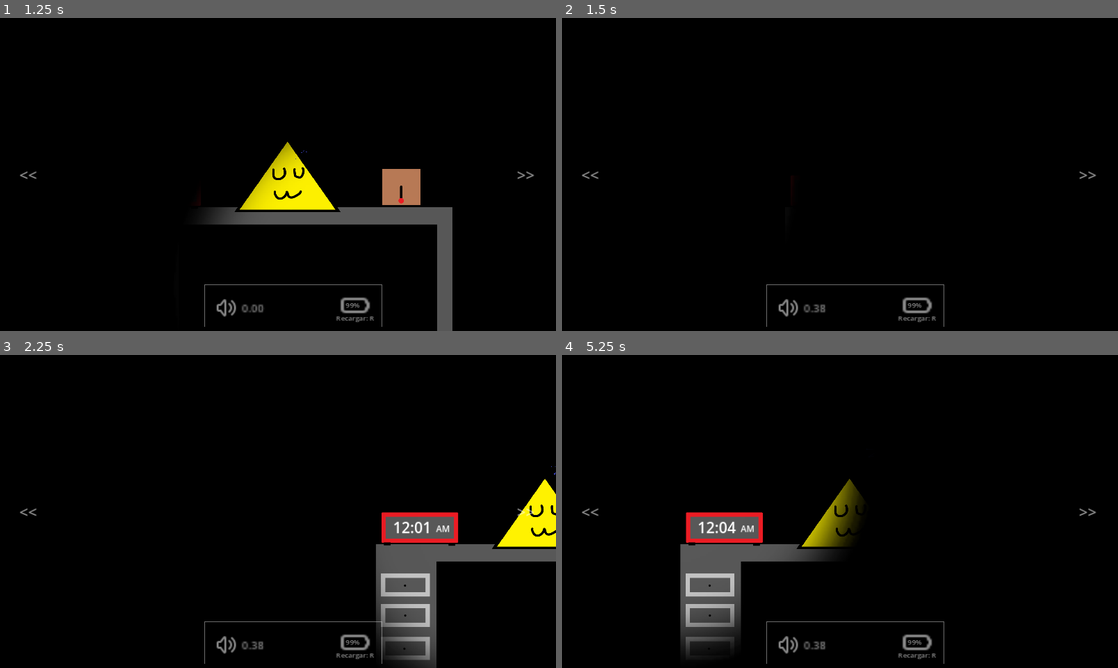
Above: before the commit, frames 1-4 (two rows, left to right).
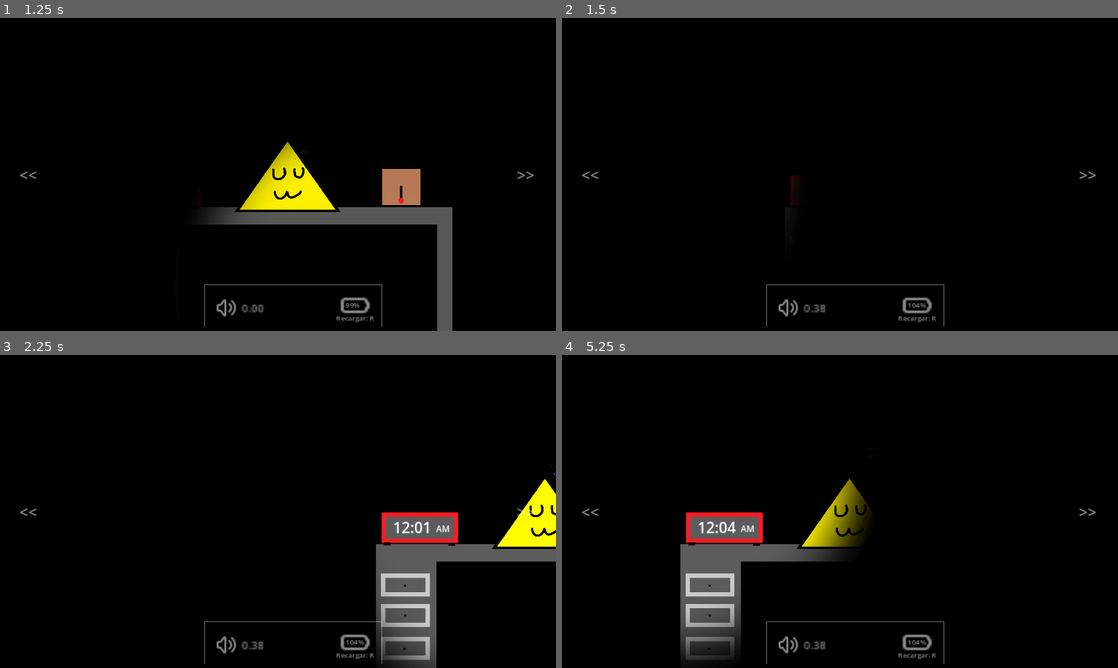
Above: after the commit, the same moments.

Repository: Mageh533/TriangulinProject
Game: Godot game, scene res://Scenes/MainMenu.tscn
Same seed, same stepped clock (60 frames per second), same inputs: the game is played once before the commit and once after it. Sound files missing from this copy of the repository are replaced by a short silence.
Inputs (mouse positions are in pixels of both pictures, inside the frame that each line leads up to):
- Up to frame 1 (1.25 s): click "Joguina24" at 0.5 s
- Up to frame 2 (1.5 s): tap Enter at 1.25 s; move the mouse to (589, 174) at 1.27 s; tap R (recharge) at 1.35 s
- Up to frame 3 (2.25 s): move the mouse to (528, 511) at 2.02 s; tap R (recharge) at 2.1 s
- Up to frame 4 (5.25 s): move the mouse to (895, 442) at 2.77 s; tap R (recharge) every 0.75 s from 2.85 to 5.1 s; move the mouse to (812, 574) at 3.52 s; move the mouse to (1006, 558) at 4.27 s; move the mouse to (673, 464) at 5.02 s

Frame 1 is identical in both runs. In frame 2, less than 0.1% of the frame differs, in the area x 41-66%, y 50-93%; in frame 3, 0.4%; in frame 4, 1.7%, in the area x 22-66%, y 30-98%.

Commit message:
Shock, flashlight, alarm and rectangulin sfx

Diff:
--- a/Scenes/MainScene.tscn
+++ b/Scenes/MainScene.tscn
@@ -25,6 +25,7 @@
 [ext_resource type="Texture2D" uid="uid://doae7fjenp4cx" path="res://Assets/Effects/zzz.png" id="12_v4u3i"]
 [ext_resource type="Script" path="res://Scripts/Game/Monsters/Circulin.gd" id="13_hgak7"]
 [ext_resource type="Script" path="res://Scripts/Game/Objects/Despertador.gd" id="13_jswqi"]
+[ext_resource type="AudioStream" uid="uid://dltssk8a5enlo" path="res://Assets/SoundEffects/Effects/Cristal_roto.mp3" id="13_raib4"]
 [ext_resource type="Texture2D" uid="uid://dcd2cfnoyuwfm" path="res://Assets/Monsters/Circulin/Pala_agarrada.png" id="13_rmkaw"]
 [ext_resource type="Texture2D" uid="uid://bgtkyy37vsw1j" path="res://Assets/Objects/Boton_azul.png" id="16_b2dq5"]
 [ext_resource type="Texture2D" uid="uid://c3imkdw4n7gxd" path="res://Assets/Monsters/Triangulin/1.png" id="16_rs500"]
@@ -47,13 +48,16 @@
 [ext_resource type="Texture2D" uid="uid://34p5odqgf7p0" path="res://Assets/Monsters/Rectangulin/Rectactulin_Re_Mafioso.png" id="23_6qj5u"]
 [ext_resource type="Texture2D" uid="uid://ctc7650yn8r2c" path="res://Assets/Effects/flaslight.png" id="23_571ms"]
 [ext_resource type="Texture2D" uid="uid://bgjqtc6pmnxlv" path="res://Assets/Monsters/Rectangulin/2.png" id="24_7pq6s"]
+[ext_resource type="AudioStream" uid="uid://brjvkbm0mr7fh" path="res://Assets/SoundEffects/Effects/Zap.wav" id="24_wogn3"]
 [ext_resource type="Texture2D" uid="uid://bwp1elcph64qs" path="res://Assets/Monsters/Rectangulin/3.png" id="25_talnp"]
 [ext_resource type="Script" path="res://Scripts/Game/Monsters/Rectangulin.gd" id="26_0yk8g"]
 [ext_resource type="Script" path="res://Scripts/Game/Objects/Ventana.gd" id="27_1ir03"]
 [ext_resource type="AudioStream" uid="uid://dfqhcra7viira" path="res://Assets/SoundEffects/Objects/Alarma_Reloj.wav" id="29_1cc5i"]
+[ext_resource type="AudioStream" uid="uid://c28ckfqt75p2h" path="res://Assets/SoundEffects/Effects/Draw_pistol.wav" id="31_1u4vg"]
 [ext_resource type="Texture2D" uid="uid://cbh438noyaf2j" path="res://Assets/UI/battery.svg" id="31_vrffb"]
 [ext_resource type="Texture2D" uid="uid://u0crq5pyqcw3" path="res://Assets/UI/volume.svg" id="31_xkdqm"]
 [ext_resource type="AudioStream" uid="uid://bnr6xori48s1f" path="res://Assets/SoundEffects/Objects/MusicBoxForward.wav" id="32_ek67o"]
+[ext_resource type="AudioStream" uid="uid://h73v5atw2qkb" path="res://Assets/SoundEffects/Effects/Pium.wav" id="32_eqjs7"]
 [ext_resource type="AudioStream" uid="uid://c5qan1ovebupj" path="res://Assets/SoundEffects/Objects/MusicBoxBackwards.wav" id="33_n062q"]
 [ext_resource type="AudioStream" uid="uid://blfyopx5kh2vd" path="res://Assets/SoundEffects/Objects/MusicBoxEnd.wav" id="34_qsvb6"]
 [ext_resource type="Texture2D" uid="uid://dsxtb84lfs1d4" path="res://Assets/Monsters/Circulin/1.1.png" id="34_suhq1"]
@@ -62,6 +66,9 @@
 [ext_resource type="Texture2D" uid="uid://bc1eor6tprmix" path="res://Assets/Monsters/Circulin/4.1.png" id="37_a37y8"]
 [ext_resource type="Texture2D" uid="uid://bebj2pooh4rqk" path="res://Assets/Monsters/Circulin/5.1.png" id="38_uvok8"]
 [ext_resource type="Texture2D" uid="uid://c1c5m3yokxwax" path="res://Assets/Effects/spotlight.png" id="42_g3qvk"]
+[ext_resource type="AudioStream" uid="uid://dhfdw0pt7fg06" path="res://Assets/SoundEffects/Effects/Alarm.mp3" id="47_crlr7"]
+[ext_resource type="AudioStream" uid="uid://bitjh3ioumyb5" path="res://Assets/SoundEffects/Effects/393066__wakerone__electric-zap-electricity-2.wav" id="47_u1p6k"]
+[ext_resource type="AudioStream" uid="uid://chc0e7npf5qgg" path="res://Assets/SoundEffects/Effects/Recarga.wav" id="53_7hjjc"]
 
 [sub_resource type="SpriteFrames" id="SpriteFrames_e7v5w"]
 animations = [{
@@ -767,6 +774,37 @@
 "update": 0,
 "values": [Color(1, 0, 0, 1), Color(1, 0, 0, 0.258824), Color(1, 0, 0, 0.258824), Color(1, 0, 0, 0.647059), Color(1, 0, 0, 0.917647)]
 }
+tracks/7/type = "method"
+tracks/7/imported = false
+tracks/7/enabled = true
+tracks/7/path = NodePath("POV/UILayer/UI/DeathAnims/Rectangulin/Ready")
+tracks/7/interp = 1
+tracks/7/loop_wrap = true
+tracks/7/keys = {
+"times": PackedFloat32Array(1.5),
+"transitions": PackedFloat32Array(1),
+"values": [{
+"args": [0.0],
+"method": &"play"
+}]
+}
+tracks/8/type = "method"
+tracks/8/imported = false
+tracks/8/enabled = true
+tracks/8/path = NodePath("POV/UILayer/UI/DeathAnims/Rectangulin/Shot")
+tracks/8/interp = 1
+tracks/8/loop_wrap = true
+tracks/8/keys = {
+"times": PackedFloat32Array(2.4, 2.8),
+"transitions": PackedFloat32Array(1, 1),
+"values": [{
+"args": [0.0],
+"method": &"play"
+}, {
+"args": [0.0],
+"method": &"play"
+}]
+}
 
 [sub_resource type="Animation" id="Animation_pntbf"]
 resource_name = "TriangulinGaugeFade"
@@ -952,6 +990,10 @@
 scale = Vector2(0.94, 0.94)
 sprite_frames = SubResource("SpriteFrames_e7v5w")
 animation = &"Stage1"
+
+[node name="Break" type="AudioStreamPlayer2D" parent="Static/Cristal"]
+position = Vector2(412, 128)
+stream = ExtResource("13_raib4")
 
 [node name="Mosters" type="Node2D" parent="."]
 
@@ -1045,6 +1087,9 @@
 [node name="GlassHit" type="AudioStreamPlayer2D" parent="Mosters/Circulin"]
 stream = ExtResource("22_s47mo")
 
+[node name="Shock" type="AudioStreamPlayer2D" parent="Mosters/Circulin"]
+stream = ExtResource("24_wogn3")
+
 [node name="Rectangulin" type="AnimatedSprite2D" parent="Mosters"]
 self_modulate = Color(0, 0, 0, 1)
 z_index = -1
@@ -1053,6 +1098,7 @@
 sprite_frames = SubResource("SpriteFrames_hyekf")
 animation = &"normal"
 script = ExtResource("26_0yk8g")
+rectangulinChance = 1.0
 
 [node name="RectAnims" type="AnimationPlayer" parent="Mosters/Rectangulin"]
 libraries = {
@@ -1062,6 +1108,15 @@
 [node name="RectangulinTimer" type="Timer" parent="Mosters/Rectangulin"]
 wait_time = 10.0
 autostart = true
+
+[node name="Shock" type="AudioStreamPlayer2D" parent="Mosters/Rectangulin"]
+stream = ExtResource("24_wogn3")
+
+[node name="GunDraw" type="AudioStreamPlayer2D" parent="Mosters/Rectangulin"]
+stream = ExtResource("31_1u4vg")
+
+[node name="GunShot" type="AudioStreamPlayer2D" parent="Mosters/Rectangulin"]
+stream = ExtResource("32_eqjs7")
 
 [node name="Interactable" type="Node2D" parent="."]
 
@@ -1197,6 +1252,9 @@
 texture = ExtResource("23_571ms")
 texture_scale = 5.5
 
+[node name="Electricidad" type="AudioStreamPlayer2D" parent="Interactable/Puerta/Barrera_Puerta"]
+stream = ExtResource("47_u1p6k")
+
 [node name="UsageGauge" type="ProgressBar" parent="Interactable/Puerta"]
 offset_left = 80.0
 offset_top = -112.0
@@ -1223,6 +1281,10 @@
 energy = 15.0
 texture = ExtResource("42_g3qvk")
 
+[node name="Alarm" type="AudioStreamPlayer2D" parent="Interactable/Puerta"]
+position = Vector2(-238, -729)
+stream = ExtResource("47_crlr7")
+
 [node name="Ventana" type="Node2D" parent="Interactable"]
 script = ExtResource("27_1ir03")
 alarmNoise = 20.0
@@ -1232,6 +1294,9 @@
 position = Vector2(1727, 328)
 scale = Vector2(0.896094, 0.898611)
 texture = ExtResource("18_b2ip2")
+
+[node name="Electricidad" type="AudioStreamPlayer2D" parent="Interactable/Ventana/Barrera_Ventana"]
+stream = ExtResource("47_u1p6k")
 
 [node name="BotonAzul" type="Sprite2D" parent="Interactable/Ventana"]
 position = Vector2(1659, 417)
@@ -1300,6 +1365,10 @@
 energy = 15.0
 texture = ExtResource("42_g3qvk")
 
+[node name="Alarm" type="AudioStreamPlayer2D" parent="Interactable/Ventana"]
+position = Vector2(1693, -482)
+stream = ExtResource("47_crlr7")
+
 [node name="Radios" type="Node2D" parent="Interactable"]
 script = ExtResource("22_8qmgw")
 radioChance = 0.05
@@ -1391,6 +1460,10 @@
 texture = ExtResource("23_571ms")
 texture_scale = 3.0
 script = ExtResource("17_kt7nn")
+battery = 1.0
+
+[node name="Recarga" type="AudioStreamPlayer2D" parent="Flashlight"]
+stream = ExtResource("53_7hjjc")
 
 [node name="Darkness" type="DirectionalLight2D" parent="."]
 visible = false
@@ -1455,7 +1528,6 @@
 label_settings = SubResource("LabelSettings_b50o2")
 
 [node name="DeathAnims" type="Control" parent="POV/UILayer/UI"]
-visible = false
 layout_mode = 1
 anchors_preset = 15
 anchor_right = 1.0
@@ -1490,7 +1562,6 @@
 sprite_frames = SubResource("SpriteFrames_lui14")
 
 [node name="Rectangulin" type="Control" parent="POV/UILayer/UI/DeathAnims"]
-visible = false
 layout_mode = 1
 anchors_preset = 15
 anchor_right = 1.0
@@ -1510,7 +1581,15 @@
 anchor_bottom = 1.0
 grow_horizontal = 2
 grow_vertical = 2
-color = Color(1, 0, 0, 0.917647)
+color = Color(1, 0, 0, 0.258824)
+
+[node name="Ready" type="AudioStreamPlayer" parent="POV/UILayer/UI/DeathAnims/Rectangulin"]
+process_mode = 3
+stream = ExtResource("31_1u4vg")
+
+[node name="Shot" type="AudioStreamPlayer" parent="POV/UILayer/UI/DeathAnims/Rectangulin"]
+process_mode = 3
+stream = ExtResource("32_eqjs7")
 
 [node name="TextureRect" type="TextureRect" parent="POV/UILayer/UI/DeathAnims"]
 visible = false
--- a/Scripts/Game/Mechanics/Cristal.gd
+++ b/Scripts/Game/Mechanics/Cristal.gd
@@ -29,4 +29,5 @@
 		emit_signal("broken")
 		self_modulate.a = 0
 		$BreakParticles.restart()
+		$Break.play()
 	$GlassParticles.restart()
--- a/Scripts/Game/Mechanics/Flashlight.gd
+++ b/Scripts/Game/Mechanics/Flashlight.gd
@@ -1,9 +1,6 @@
 extends PointLight2D
 
 @export var battery : float
-
-func _ready():
-	battery = 1
 
 # Called every frame. 'delta' is the elapsed time since the previous frame.
 func _process(delta):
@@ -17,5 +14,10 @@
 		if battery < 1:
 			battery += 0.05
 			GlobalVariables.tempNoise += 0.5
+			var recargadup = $Recarga.duplicate()
+			add_child(recargadup)
+			recargadup.play()
+			await recargadup.finished
+			recargadup.queue_free()
 		if battery > 1:
 			battery = 1
--- a/Scripts/Game/Monsters/Circulin.gd
+++ b/Scripts/Game/Monsters/Circulin.gd
@@ -26,6 +26,7 @@
 	if shocked:
 		$ShockEffect.restart()
 		dissapear()
+		$Shock.play()
 	else:
 		emit_signal("hitGlass", glassDamage)
 		$GlassHit.play()
--- a/Scripts/Game/Monsters/Rectangulin.gd
+++ b/Scripts/Game/Monsters/Rectangulin.gd
@@ -49,8 +49,10 @@
 		play("ready")
 		GlobalVariables.tempNoise += 0.5
 		currentHolster = gunHolsterSpeed
+		$GunDraw.play()
 	else:
 		play("shoot")
+		$GunShot.play()
 		await get_tree().create_timer(0.3).timeout
 		hide()
 		emit_signal("rectangulinKill")
@@ -64,6 +66,7 @@
 func _on_puerta_shocking():
 	if !shocked and active:
 		shocked = true
+		$Shock.play()
 		dissapear()
 
 func _on_puerta_alarm_active():
--- a/Scripts/Game/Objects/Puerta.gd
+++ b/Scripts/Game/Objects/Puerta.gd
@@ -27,11 +27,13 @@
 	if currentUsage > 0:
 		if activated:
 			$Barrera_Puerta.hide()
+			$Barrera_Puerta/Electricidad.stop()
 			activated = false
 			GlobalVariables.permNoise -= shockNoise
 		else:
 			$Barrera_Puerta.show()
 			$ShockEffect_Puerta.restart()
+			$Barrera_Puerta/Electricidad.play()
 			activated = true
 			GlobalVariables.permNoise += shockNoise
 
@@ -39,11 +41,13 @@
 	emit_signal("alarmActive")
 	$BotonRojo/AlertButton.disabled = true
 	$Alert.show()
+	$Alarm.play()
 	GlobalVariables.permNoise += alarmNoise
 	await get_tree().create_timer(3).timeout
 	$Alert.hide()
 	GlobalVariables.permNoise -= alarmNoise
 	$BotonRojo/AlertButton.disabled = false
+	$Alarm.stop()
 
 func disableDoor():
 	if activated:
--- a/Scripts/Game/Objects/Ventana.gd
+++ b/Scripts/Game/Objects/Ventana.gd
@@ -37,10 +37,12 @@
 	if currentUsage > 0:
 		if activated:
 			$Barrera_Ventana.hide()
+			$Barrera_Ventana/Electricidad.stop()
 			activated = false
 			GlobalVariables.permNoise -= shockNoise
 		else:
 			$Barrera_Ventana.show()
+			$Barrera_Ventana/Electricidad.play()
 			$ShockEffect_Ventana.restart()
 			activated = true
 			GlobalVariables.permNoise += shockNoise
@@ -49,8 +51,10 @@
 	emit_signal("alarmActive")
 	$BotonRojo/AlertButton.disabled = true
 	$Alert.show()
+	$Alarm.play()
 	GlobalVariables.permNoise += alarmNoise
 	await get_tree().create_timer(3).timeout
 	$Alert.hide()
 	GlobalVariables.permNoise -= alarmNoise
 	$BotonRojo/AlertButton.disabled = false
+	$Alarm.stop()
Not shown, added: Assets/SoundEffects/Effects/393066__wakerone__electric-zap-electricity-2.wav.import
Not shown, added: Assets/SoundEffects/Effects/Alarm.mp3.import
Not shown, added: Assets/SoundEffects/Effects/Cristal_roto.mp3.import
Not shown, added: Assets/SoundEffects/Effects/Draw_pistol.wav.import
Not shown, added: Assets/SoundEffects/Effects/Pium.wav.import
Not shown, added: Assets/SoundEffects/Effects/Recarga.wav.import
Not shown, added: Assets/SoundEffects/Effects/Zap.wav.import
Not shown: 1 places in Scenes/MainScene.tscn that only renumber resources
Not shown, added: Assets/SoundEffects/Effects/393066__wakerone__electric-zap-electricity-2.wav
Not shown, added: Assets/SoundEffects/Effects/Alarm.mp3
Not shown, added: Assets/SoundEffects/Effects/Cristal_roto.mp3
Not shown, added: Assets/SoundEffects/Effects/Draw_pistol.wav
(and 3 more such lines)
